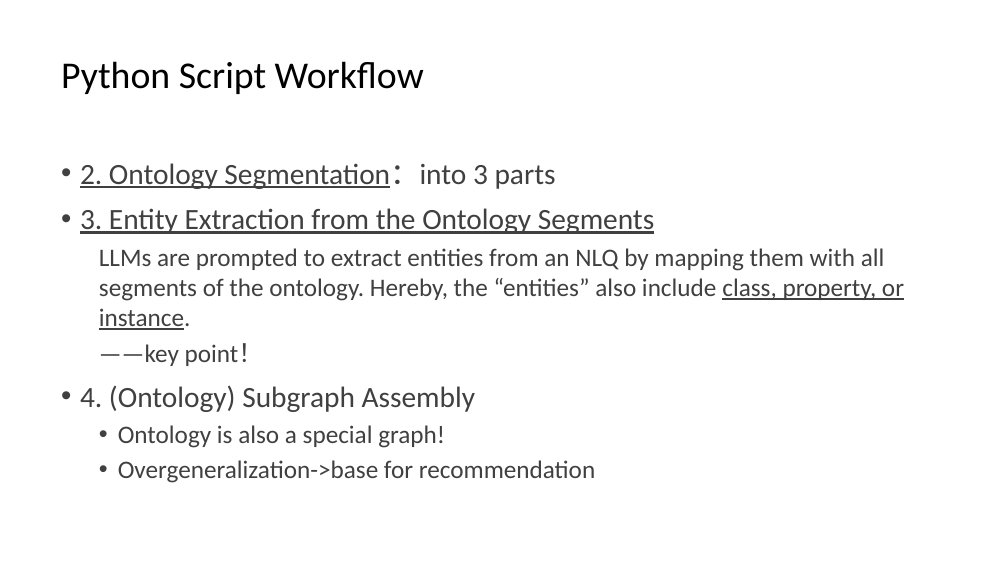
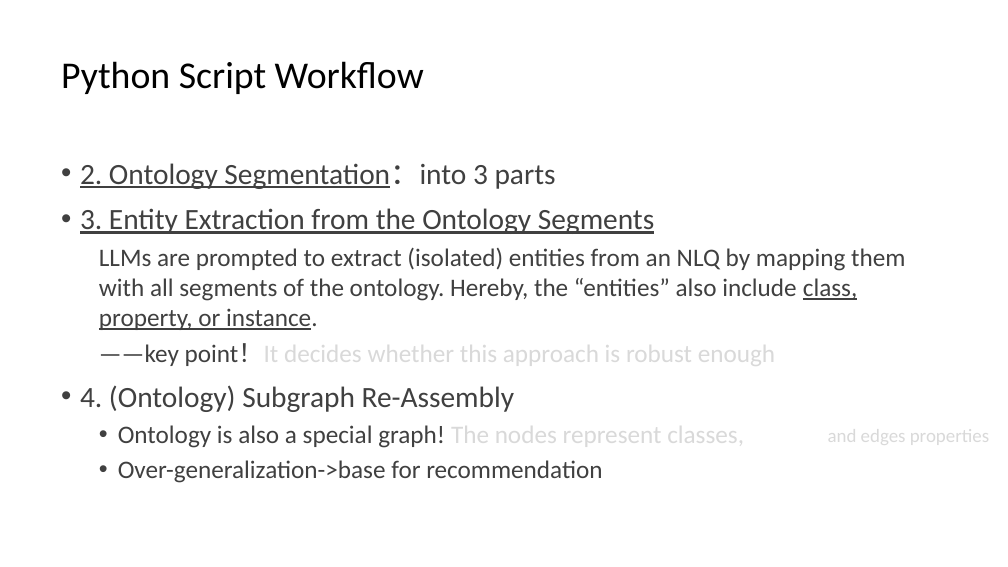
Before and after one commit to DDMAL/linkedmusic-queries, a slide deck: slide 8 of handOver_generalReviewOf_LinkedMusicQueries2024-2025.pptx (slide 7 before the commit). Drawn at 1008x567 pixels with LibreOffice and Linux fonts; fonts in the diff are those of the drawing. Boxes give left, top, right and bottom in pixels: in the first picture for what was removed or moved away, otherwise in the second. Text is boxed around its words. In the diff, an @@ line names an element or a change of style, - is before the commit and + after.

Commit message:
update handOver

```diff
--- a/handOver_generalReviewOf_LinkedMusicQueries2024-2025.pptx
+++ b/handOver_generalReviewOf_LinkedMusicQueries2024-2025.pptx
@@ text at [80,248,905,483]: text changed @@
-  LLMs are prompted to extract entities from an NLQ by mapping them with all segments of the ontology. Hereby, the “entities” also include class, property, or instance.
-  ——key point！
-• 4. (Ontology) Subgraph Assembly
-  • Ontology is also a special graph!
-  • Overgeneralization->base for recommendation
+  LLMs are prompted to extract (isolated) entities from an NLQ by mapping them with all segments of the ontology. Hereby, the “entities” also include class, property, or instance.
+  ——key point！It decides whether this approach is robust enough
+• 4. (Ontology) Subgraph Re-Assembly
+  • Ontology is also a special graph! The nodes represent classes,
+  • Over-generalization->base for recommendation
@@ text added at [828,424,989,447], 18 pt, text #D9D9D9 @@
+  and edges properties
```
Also in this commit, not shown: 9 other slides changed, 4 slides added, 1 other file.
